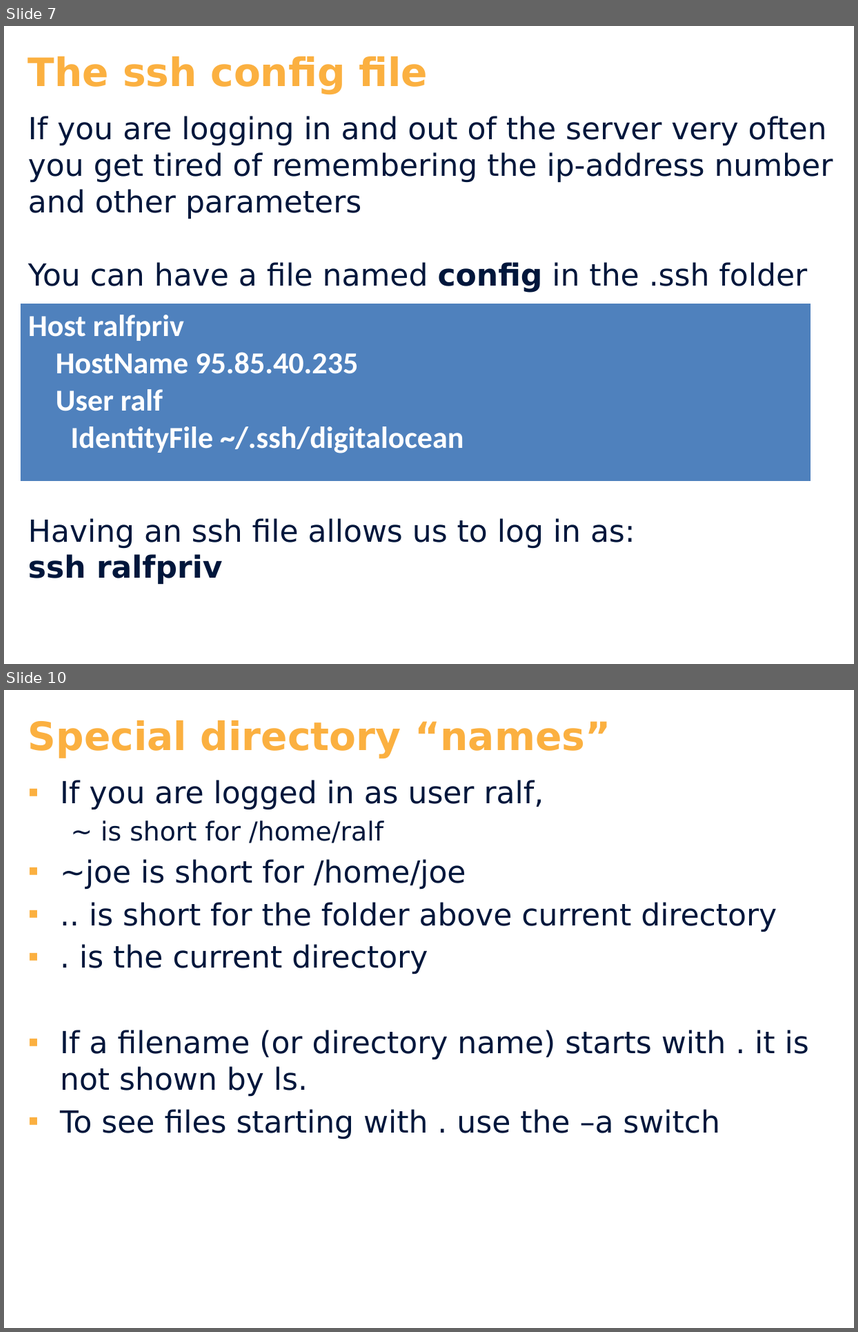
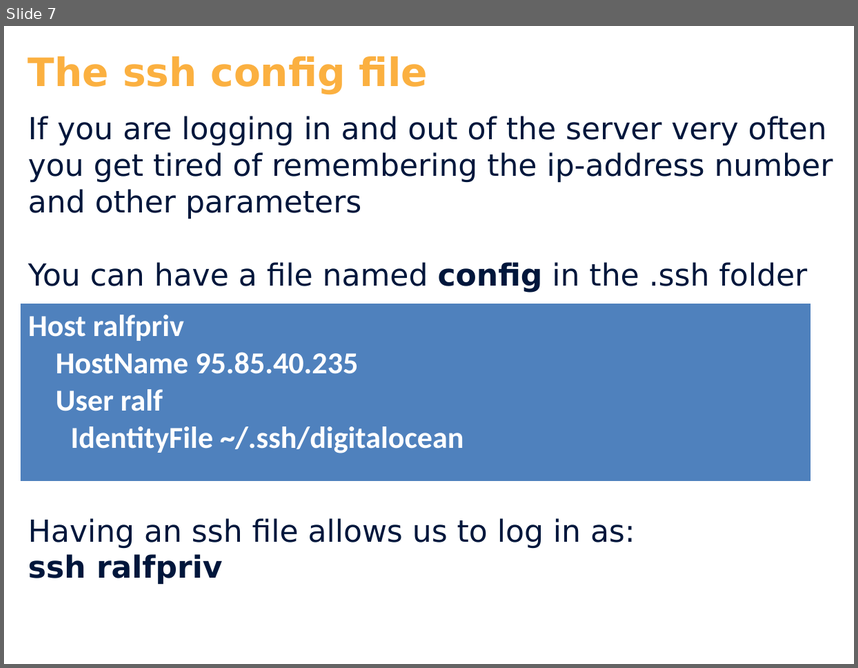
Before and after one commit to cphdat2sem2017-Cos/week01-OS-Linux, a slide deck: slides/Day_2.pptx. Shown one above the other, each under a label of ours: slides 7 and 10 before the commit, slide 7 after it; the slides between them are not shown. The pictures are 858x1332 and 858x668 pixels, drawn with LibreOffice and Linux fonts; fonts in the diff are those of the drawing; background and template pictures are left out. Boxes give left, top, right and bottom in pixels: in the first picture for what was removed or moved away, otherwise in the second. Text is boxed around its words. In the diff, an @@ line names an element or a change of style, - is before the commit and + after.

```diff
--- a/slides/Day_2.pptx
+++ b/slides/Day_2.pptx
@@ slide 10 removed at box(4, 690, 854, 1328), background #FFFFFF @@
@@ text removed at box(28, 720, 611, 758) @@
-Special directory “names”
@@ text removed at box(60, 780, 809, 1138) @@
-▪ If you are logged in as user ralf,
-  ~ is short for /home/ralf
-▪ ~joe is short for /home/joe
-▪ .. is short for the folder above current directory
-▪ . is the current directory
-▪ If a filename (or directory name) starts with . it is not shown by ls.
-▪ To see files starting with . use the –a switch
```
Also in this commit, not shown: 2 slides changed, 3 other slides removed, 15 other files.
